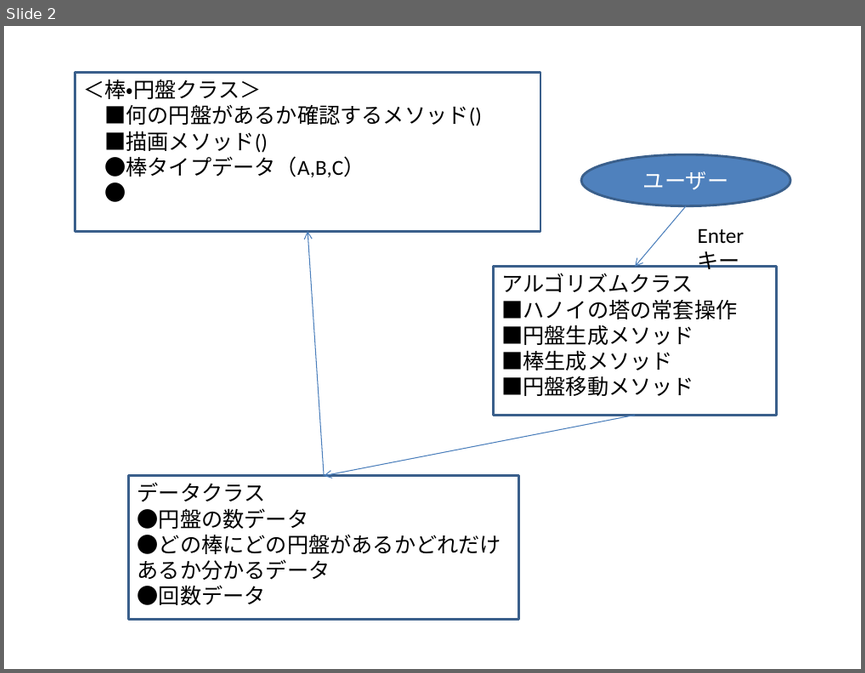
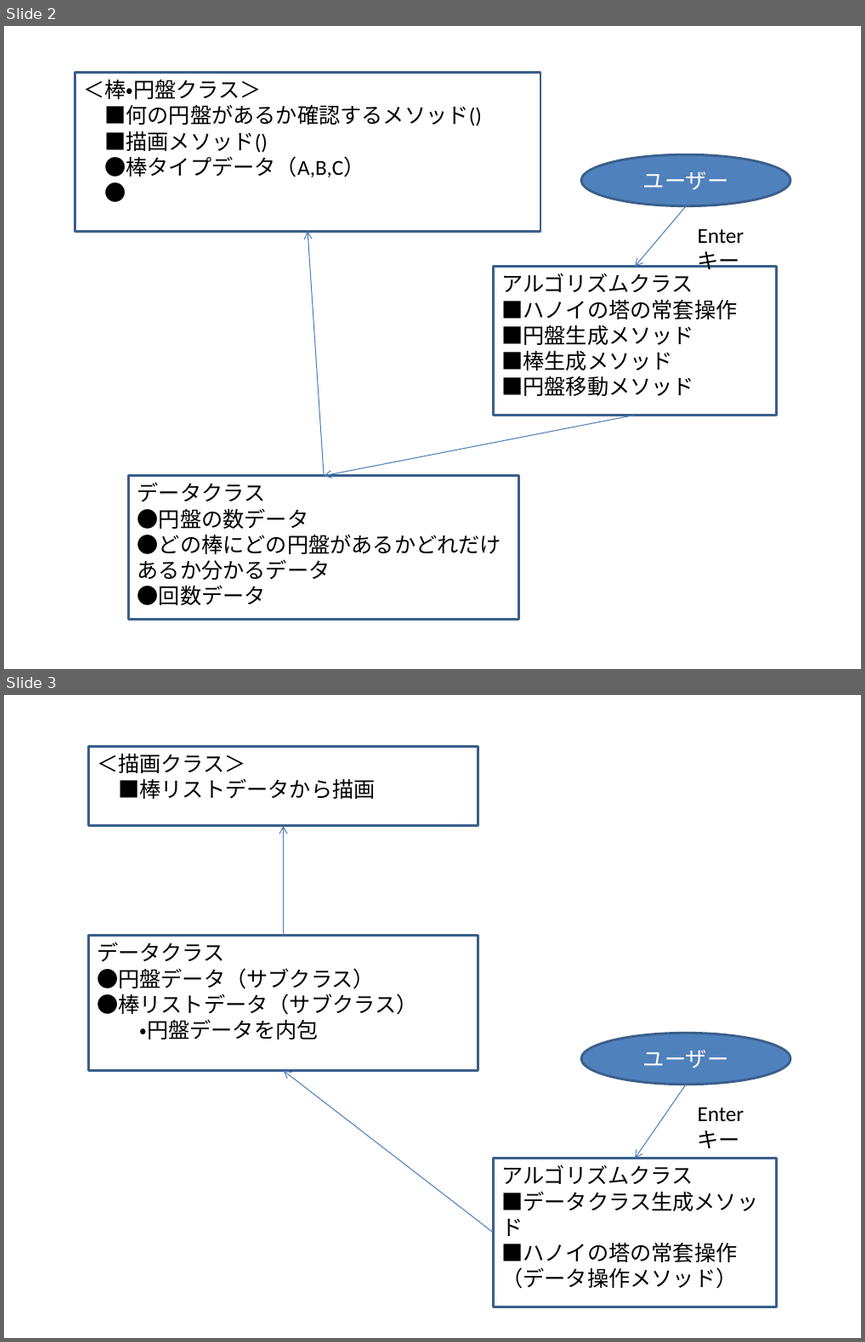
Before and after one commit to tsukimoto/TowerOfHanoi, a slide deck: 設計図.pptx. Shown one above the other, each under a label of ours: slide 2 before the commit, slides 2 and 3 after it. The pictures are 865x673 and 865x1342 pixels, drawn with LibreOffice and Linux fonts; fonts in the diff are those of the drawing. Boxes give left, top, right and bottom in pixels: in the first picture for what was removed or moved away, otherwise in the second. Text is boxed around its words. In the diff, an @@ line names an element or a change of style, - is before the commit and + after.

Commit message:
描画とデータを分離した設計図を作成

```diff
--- a/設計図.pptx
+++ b/設計図.pptx
@@ slide 3 added at bbox=[4, 695, 861, 1338], background #FFFFFF @@
@@ rectangle added at bbox=[88, 746, 477, 826], fill #FFFFFF, outline #3A5F8C 2 pt, 18 pt, text #000000 @@
+＜描画クラス＞
+■棒リストデータから描画
@@ arrow added from (284, 936) to (284, 826), #4B7EBC 0.75 pt @@
@@ rectangle added at bbox=[88, 936, 477, 1071], fill #FFFFFF, outline #3A5F8C 2 pt, 18 pt, text #000000 @@
+データクラス
+●円盤データ（サブクラス）
+●棒リストデータ（サブクラス）
+・円盤データを内包
@@ ellipse added at bbox=[581, 1032, 790, 1084], fill #4F81BD, outline #3A5F8C 2 pt, 18 pt, text #FFFFFF @@
+ユーザー
@@ arrow added from (494, 1232) to (284, 1071), #4B7EBC 0.75 pt @@
@@ arrow added from (686, 1084) to (635, 1157), #4B7EBC 0.75 pt @@
@@ text added at bbox=[688, 1096, 794, 1130], 18 pt, text #000000 @@
+Enterキー
@@ rectangle added at bbox=[494, 1157, 777, 1306], fill #FFFFFF, outline #3A5F8C 2 pt, 18 pt, text #000000 @@
+アルゴリズムクラス
+■データクラス生成メソッド
+■ハノイの塔の常套操作（データ操作メソッド）
```
